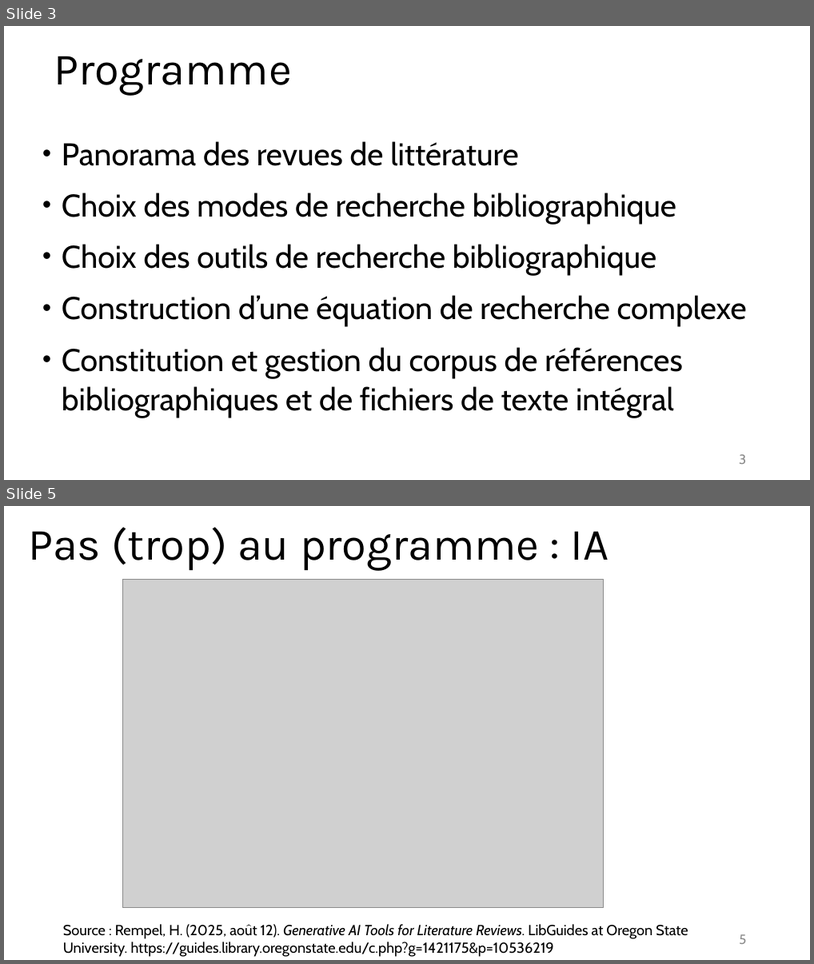
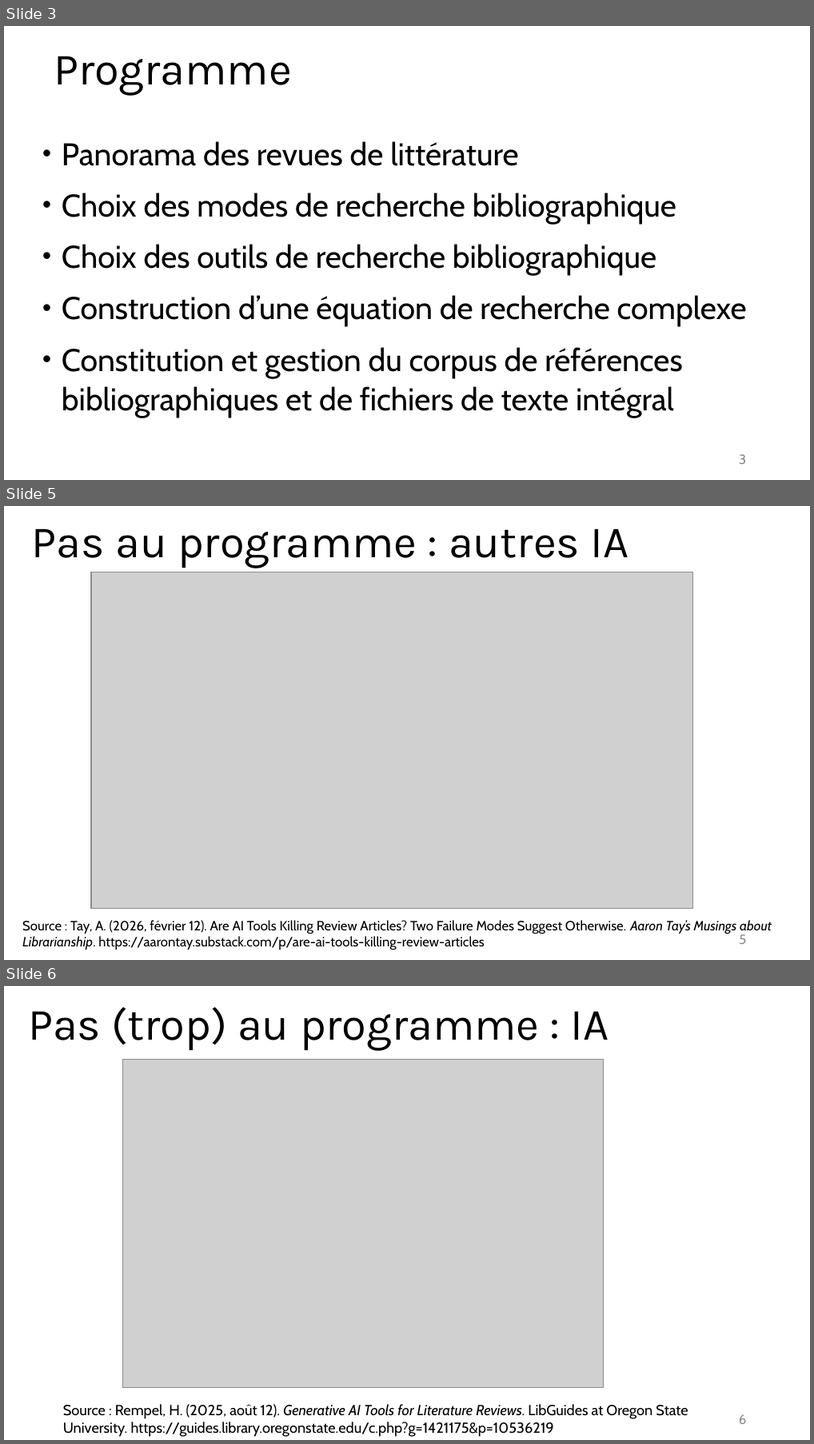
Before and after one commit to fflamerie/intro_revlit, a slide deck: docs/Intro_RevLit.odp. Shown one above the other, each under a label of ours: slides 3 and 5 before the commit, slides 3, 5 and 6 after it; the slides between them are not shown. The pictures are 814x964 and 814x1444 pixels, drawn with LibreOffice and Linux fonts; fonts in the diff are those of the drawing; grey boxes stand for pictures. Boxes give left, top, right and bottom in pixels: in the first picture for what was removed or moved away, otherwise in the second. Text is boxed around its words. In the diff, an @@ line names an element or a change of style, - is before the commit and + after.

```diff
--- a/docs/Intro_RevLit.odp
+++ b/docs/Intro_RevLit.odp
@@ slide 5 added at <box>4,506,810,960</box>, background #FFFFFF @@
@@ title added at <box>32,528,629,568</box>, 40 pt, text #000000 @@
+Pas au programme : autres IA
@@ picture added at <box>91,572,693,908</box> @@
@@ text added at <box>22,920,772,950</box>, 12 pt, text #000000 @@
+Source : Tay, A. (2026, février 12). Are AI Tools Killing Review Articles? Two Failure Modes Suggest Otherwise. Aaron Tay’s Musings about Librarianship. https://aarontay.substack.com/p/are-ai-tools-killing-review-articles
@@ page number added at <box>739,934,746,944</box>, 12 pt, text #8C8C8C @@
+5
@@ what was slide 5 is now slide 6 @@
@@ page number at <box>739,1414,747,1424</box>: text changed @@
-5
+6
```
Also in this commit, not shown: 1 slide changed, 4 other files.
